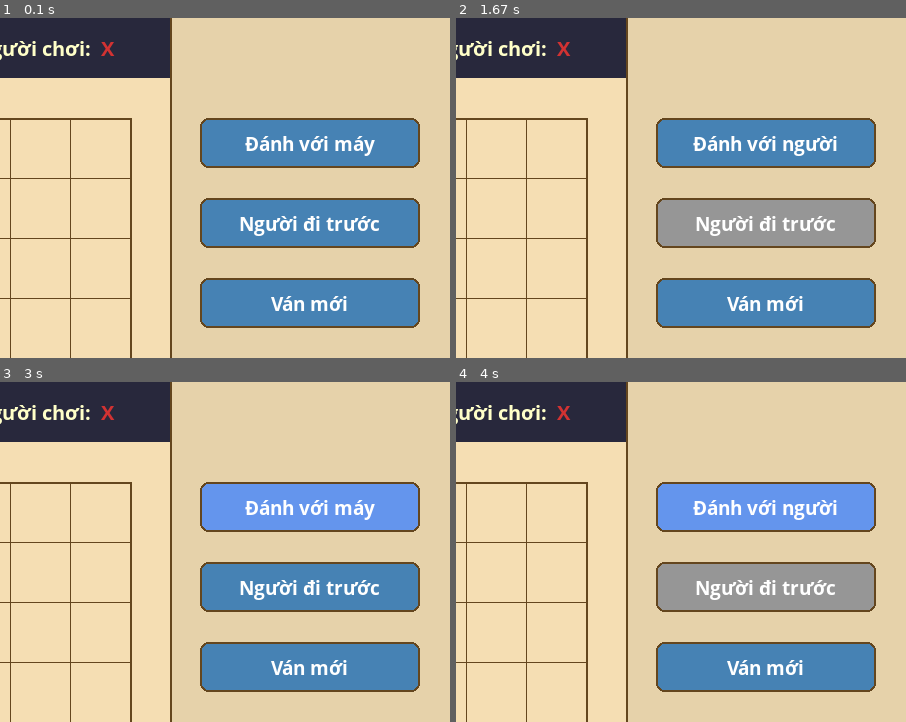
Above: before the commit, frames 1-4 (two rows, left to right).
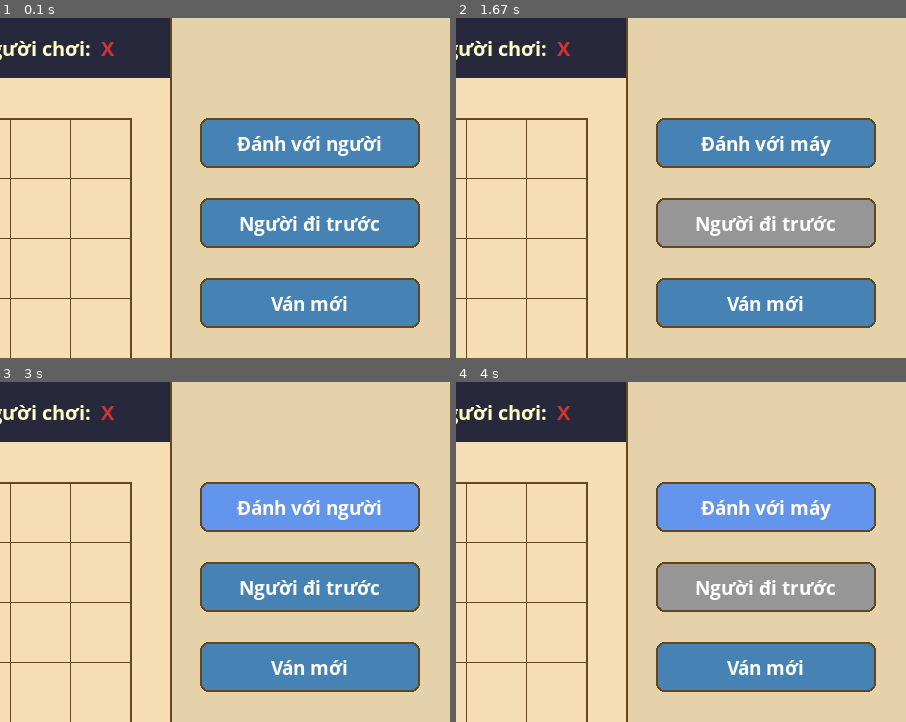
Above: after the commit, the same moments.

Repository: dinhvanduong18/24020100_24020037_24020163_CaroAI
Game: pygame game, started from source_code/main.py
Two runs of this game, one before a commit and one after it. Both use one fixed random seed, a clock stepped at 60 frames per second and the inputs below.
Inputs (mouse positions are % of the whole screen's width and height, from its top left):
- Up to frame 1 (0.1 s): no input
- Up to frame 2 (1.67 s): click (82, 47) at 0.38 s; click (84, 18) at 0.72 s, where only the run after the commit has a clickable "Đánh với người"; click (65, 15) at 1.05 s; click (87, 85) at 1.38 s
- Up to frame 3 (3 s): click (14, 47) at 1.72 s; click (45, 76) at 2.05 s; click (47, 33) at 2.38 s; click (84, 18) at 2.72 s, where only the run after the commit has a clickable "Đánh với máy"
- Up to frame 4 (4 s): click (76, 41) at 3.05 s; click (81, 48) at 3.38 s; click (84, 18) at 3.72 s, where only the run after the commit has a clickable "Đánh với người"
The pictures show only the part of the screen within x 50-100%, y 0-50%; the shares and areas given below are measured in that part.

The runs differ from the first frame. In frame 1, 0.9% of the frame differs, in the area x 52-85%, y 34-41%; in frame 2, 0.9%; in frame 3, 0.9%; in frame 4, 0.9%.

Commit message:
Update UI

Diff:
--- a/source_code/ui/pygame_ui.py
+++ b/source_code/ui/pygame_ui.py
@@ -259,7 +259,7 @@
         hover_reset = self.rect_btn_reset.collidepoint(self.mouse_pos)
 
         # Nút Chế độ
-        mode_text = "Đánh với máy" if game_mode == MODE_PVE else "Đánh với người"
+        mode_text = "Đánh với người" if game_mode == MODE_PVE else "Đánh với máy"
         draw_button(self.rect_btn_mode, mode_text, hover_mode)
 
         # Nút Lượt đi
